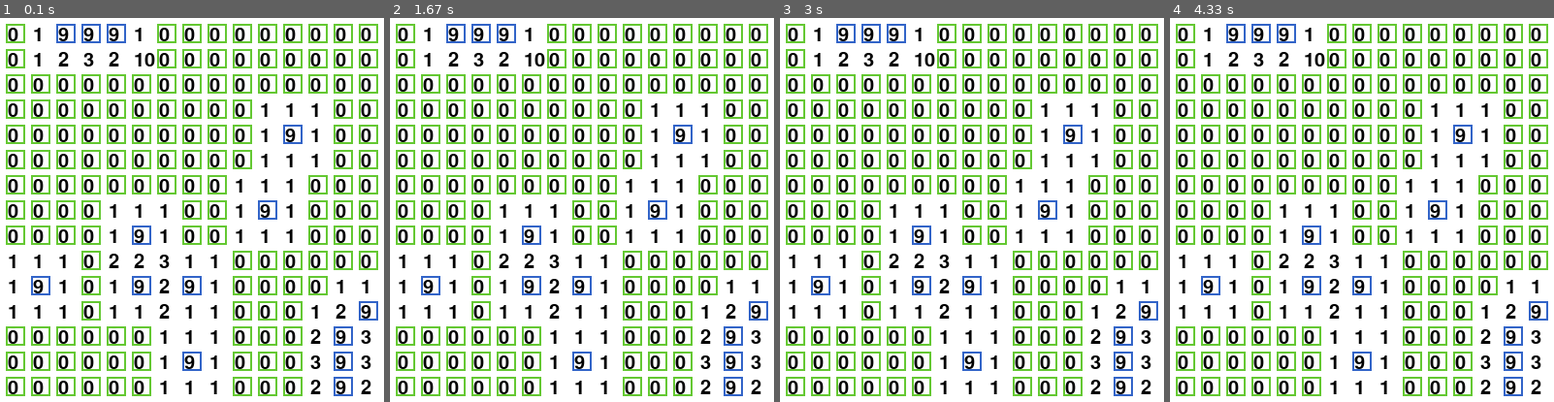
Above: before the commit, frames 1-4 (left to right).
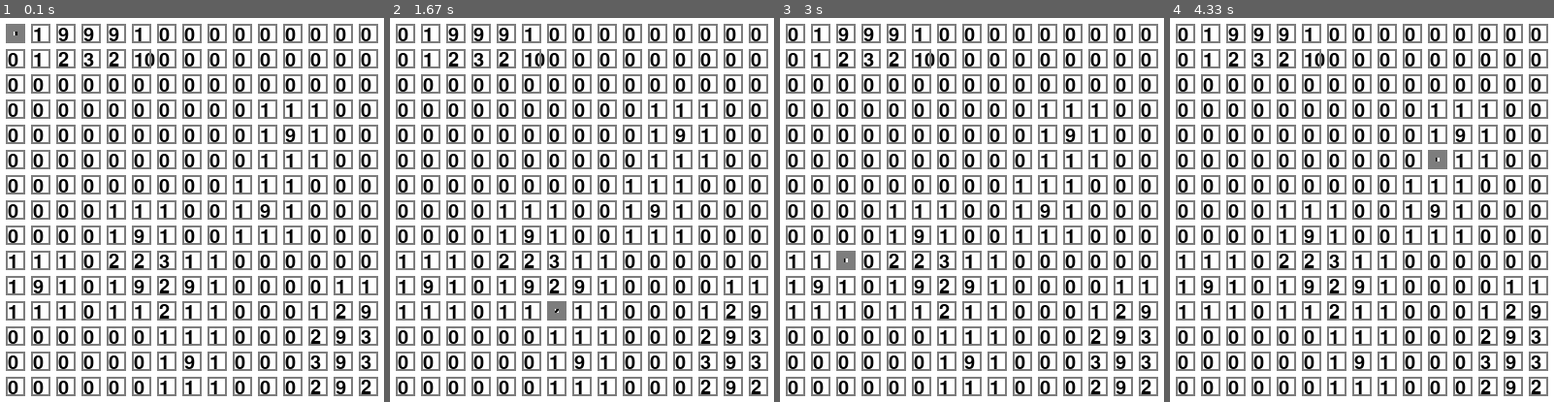
Above: after the commit, the same moments.

Repository: wdkang123/PyGameMineSweeper
Game: pygame game, started from MineSweeper.py
Two runs of this game, one before a commit and one after it. Both use one fixed random seed, a clock stepped at 60 frames per second and the inputs below.
Inputs (mouse positions are in pixels of both pictures, inside the frame that each line leads up to):
- Up to frame 1 (0.1 s): no input
- Up to frame 2 (1.67 s): move the mouse to (566, 225) at 0.37 s; click (459, 298) at 0.88 s; click (720, 344) at 1.22 s; click (562, 309) at 1.55 s
- Up to frame 3 (3 s): click (968, 256) at 1.88 s; click (1048, 179) at 2.22 s; click (1106, 309) at 2.55 s; click (845, 244) at 2.88 s
- Up to frame 4 (4.33 s): click (1446, 114) at 3.22 s; click (1269, 275) at 3.55 s; click (1500, 298) at 3.88 s; click (1438, 156) at 4.22 s

The runs differ from the first frame. In frame 1, 21% of the frame differs, in the area x 1-99%, y 1-99%; in frame 2, 21%; in frame 3, 21%; in frame 4, 21%.

Commit message:
update function

Diff:
--- a/MineSweeper.py
+++ b/MineSweeper.py
@@ -1,14 +1,18 @@
 import pygame
 import random
+import math
 
 
 pygame.init()
 screencaption = pygame.display.set_caption('MineSweeper')
-screen = pygame.display.set_mode([400, 400])
+screen_width = 400
+screen_height = 400
+screen = pygame.display.set_mode([screen_width, screen_height])
 myfont = pygame.font.Font(None, 30)
 clock = pygame.time.Clock()
 flag = 0
 
+# 二维数组
 block_list = []
 for i in range(15):
     temp_list = []
@@ -16,7 +20,7 @@
         temp_list.append(0)
     block_list.append(temp_list)
 
-# 雷
+# 布雷
 boom_list = []
 n = 0
 while n < 15:
@@ -31,6 +35,7 @@
     block_list[i][j] = 9
     n = n + 1
 
+# 计算生成矩阵数据
 for i in range(15):
     for j in range(15):
         if block_list[i][j] == 9:
@@ -59,6 +64,7 @@
             # 右下
             if i + 1 < 15 and j + 1 < 15 and block_list[i - 1][j + 1] != 9:
                 block_list[i + 1][j + 1] = int(block_list[i + 1][j + 1]) + 1
+'''
 s = ""
 for i in range(15):
     for j in range(15):
@@ -66,26 +72,97 @@
             print(s)
             s = ""
         s = s + str(block_list[i][j])
+'''
 
+# 位置是否显示
+# 0 为未知
+# 1 为已知
+# 初始化都为未知
+show_list = []
+for i in range(15):
+    temp_list = []
+    for j in range(15):
+        temp_list.append(0)
+    show_list.append(temp_list)
+
+
+def click_compute(now_i, now_j):
+    if block_list[now_i][now_j] == 9:
+        return 0
+    print("点击鼠标")
+    to_show(now_i, now_j)
+    return 1
+
+
+def to_show(now_i, now_j):
+    if block_list[now_i][now_j] != 0:
+        return
+    show_list[now_i][now_j] = 1
+    print("=== showlist->1 ===")
+    # 左 上 右 下
+    # 四个方向进行遍历
+    dx = [-1, 0, 1, 0]
+    dy = [0, -1, 0, 1]
+    for k in range(4):
+        now_x = now_i + dx[k]
+        now_y = now_j + dy[k]
+        if 0 <= now_x < 15 and 0 <= now_y < 15:
+            to_show(now_x, now_y)
+
+
+move_x = 0
+move_y = 0
+close_i = 0
+close_j = 0
 
 while True:
     clock.tick(30)
     screen.fill([255, 255, 255])
+    # 读取鼠标位置
+    move_x, move_y = pygame.mouse.get_pos()
+    # pygame.draw.circle(screen, [255, 0, 0], [move_x, move_y], 10)
     for i in range(15):
         for j in range(15):
             x = i * 26 + 10
             y = j * 26 + 10
+            # 这里要判断是否要显示数值
+            #if show_list[i][j] == 1:
+            #    textImage = myfont.render(str(block_list[i][j]), True, [0, 0, 0])
+            #    screen.blit(textImage, (x + 2, y + 2))
             textImage = myfont.render(str(block_list[i][j]), True, [0, 0, 0])
             screen.blit(textImage, (x + 2, y + 2))
+            # 靠近哪个位置
+            # print("x: " + str(move_x / 26) + " -> " + "y: " + str(move_y / 26))
+            close_i = math.floor(move_x / 26)
+            close_j = math.floor(move_y / 26)
+            # print("x: " + str(close_i) + " -> " + "y: " + str(close_j))
+            position = (x, y, 20, 20)
+            if close_i == i and close_j == j:
+                pygame.draw.rect(screen, [125, 125, 125], position, 8)
+            else:
+                pygame.draw.rect(screen, [125, 125, 125], position, 2)
+            '''
             if block_list[i][j] == 0:
                 position = (x, y, 20, 20)
-                pygame.draw.rect(screen, [100, 200, 50], position, 2)
+                if close_i == i and close_j == j:
+                    pygame.draw.rect(screen, [100, 200, 50], position, 5)
+                else:
+                    pygame.draw.rect(screen, [100, 200, 50], position, 2)
             elif block_list[i][j] == 9:
                 position = (x, y, 20, 20)
-                pygame.draw.rect(screen, [50, 100, 200], position, 2)
-
+                if close_i == i and close_j == j:
+                    pygame.draw.rect(screen, [50, 100, 200], position, 5)
+                else:
+                    pygame.draw.rect(screen, [50, 100, 200], position, 2)
+            '''
     for event in pygame.event.get():
         if event.type == pygame.QUIT:
             pygame.quit()
             quit()
+        if event.type == pygame.MOUSEBUTTONDOWN:
+            if move_x < 0 or move_x > screen_width or move_y < 0 or move_y > screen_height:
+                pass
+            result = click_compute(close_i, close_j)
+            if result == 0:
+                break
     pygame.display.flip()
